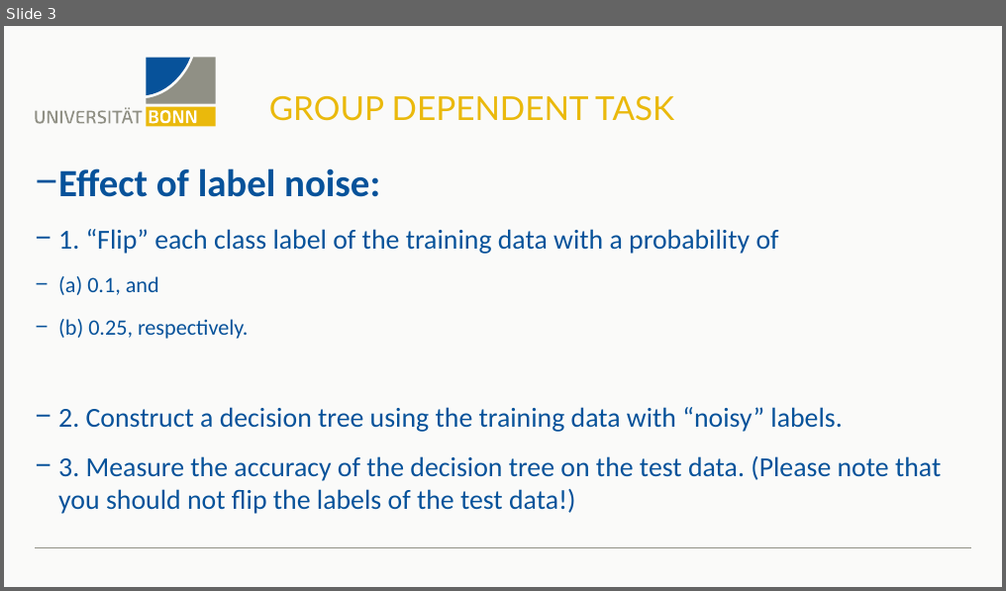
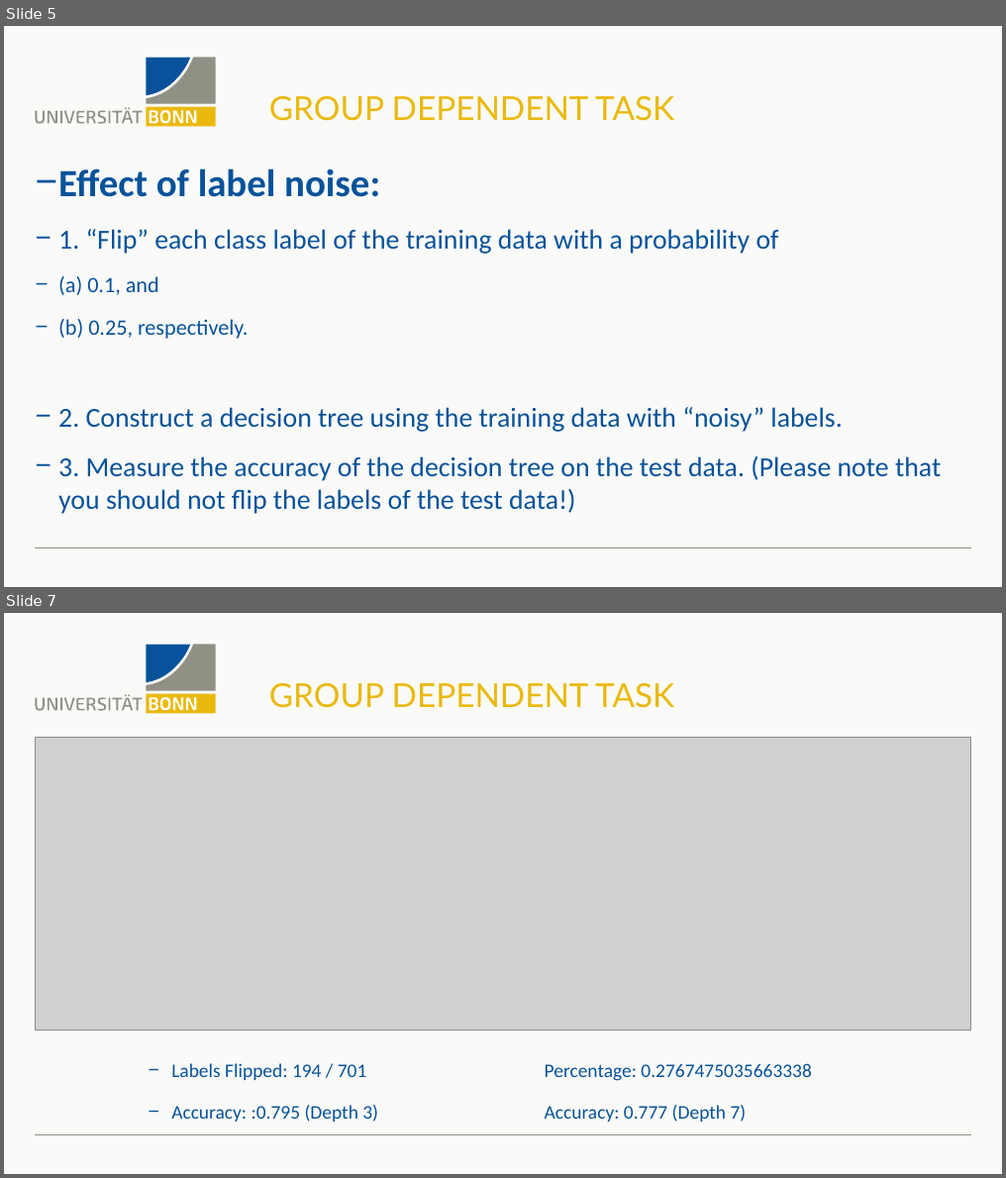
Before and after one commit to MartinFSchmitz/machine_learning, a slide deck: ML_Ass_1_Python27/Präsentation.pptx. Shown one above the other, each under a label of ours: slide 3 before the commit, slides 5 and 7 after it; the slides between them are not shown. The pictures are 1006x591 and 1006x1178 pixels, drawn with LibreOffice and Linux fonts; fonts in the diff are those of the drawing; grey boxes stand for pictures. Boxes give left, top, right and bottom in pixels: in the first picture for what was removed or moved away, otherwise in the second. Text is boxed around its words. In the diff, an @@ line names an element or a change of style, - is before the commit and + after.

```diff
--- a/ML_Ass_1_Python27/Präsentation.pptx
+++ b/ML_Ass_1_Python27/Präsentation.pptx
@@ slide 7 added at <box>4,613,1002,1174</box>, background #FAFAF9; not listed: 19 template elements that a slide beside it also shows @@
@@ title added at <box>269,683,674,708</box>, 24 pt, text #EAB90C @@
+GROUP DEPENDENT TASK
@@ picture added at <box>36,737,971,1030</box> @@
@@ text added at <box>171,1063,812,1081</box>, 14 pt, text #07529A @@
+− Labels Flipped: 194 / 701 Percentage: 0.2767475035663338
@@ text added at <box>171,1105,746,1122</box>, 14 pt, text #07529A @@
+− Accuracy: :0.795 (Depth 3) Accuracy: 0.777 (Depth 7)
@@ what was slide 3 is now slide 5 @@
```
Also in this commit, not shown: 1 slide changed, 4 other slides added, 1 slide removed, 23 other files.
